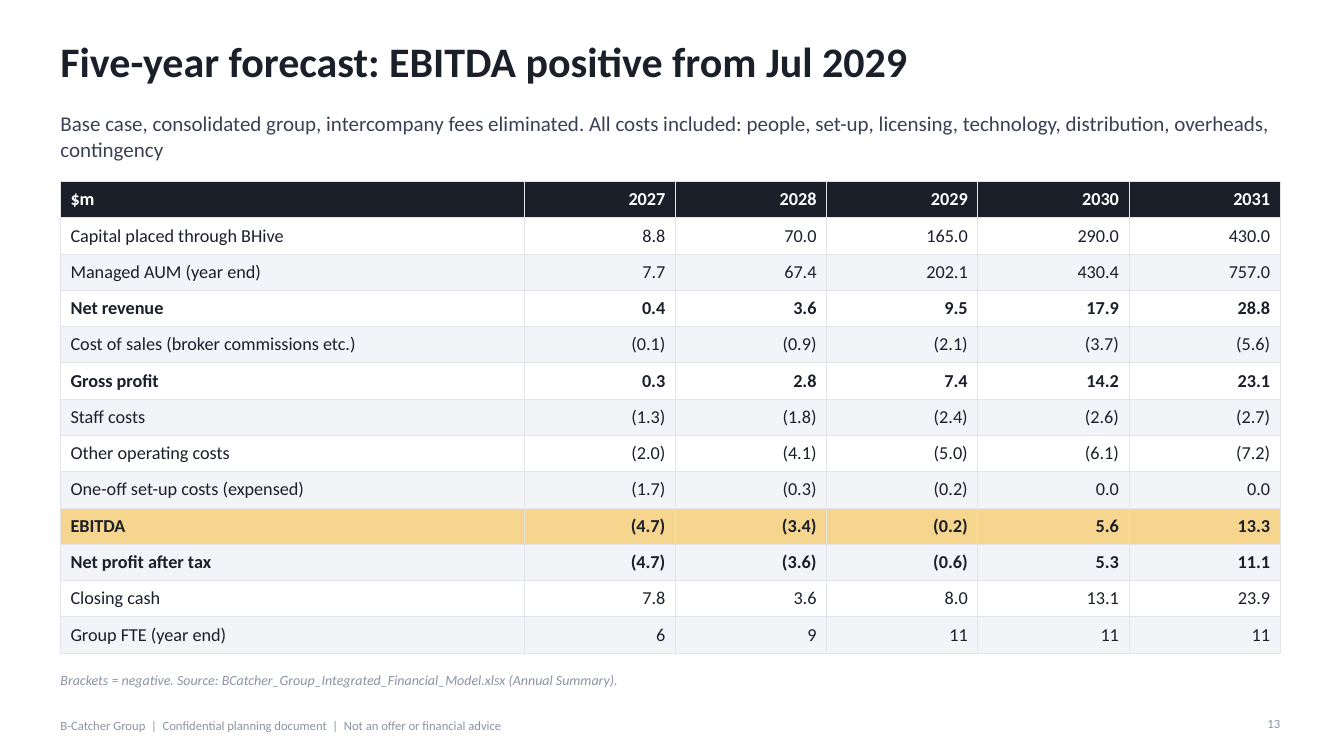
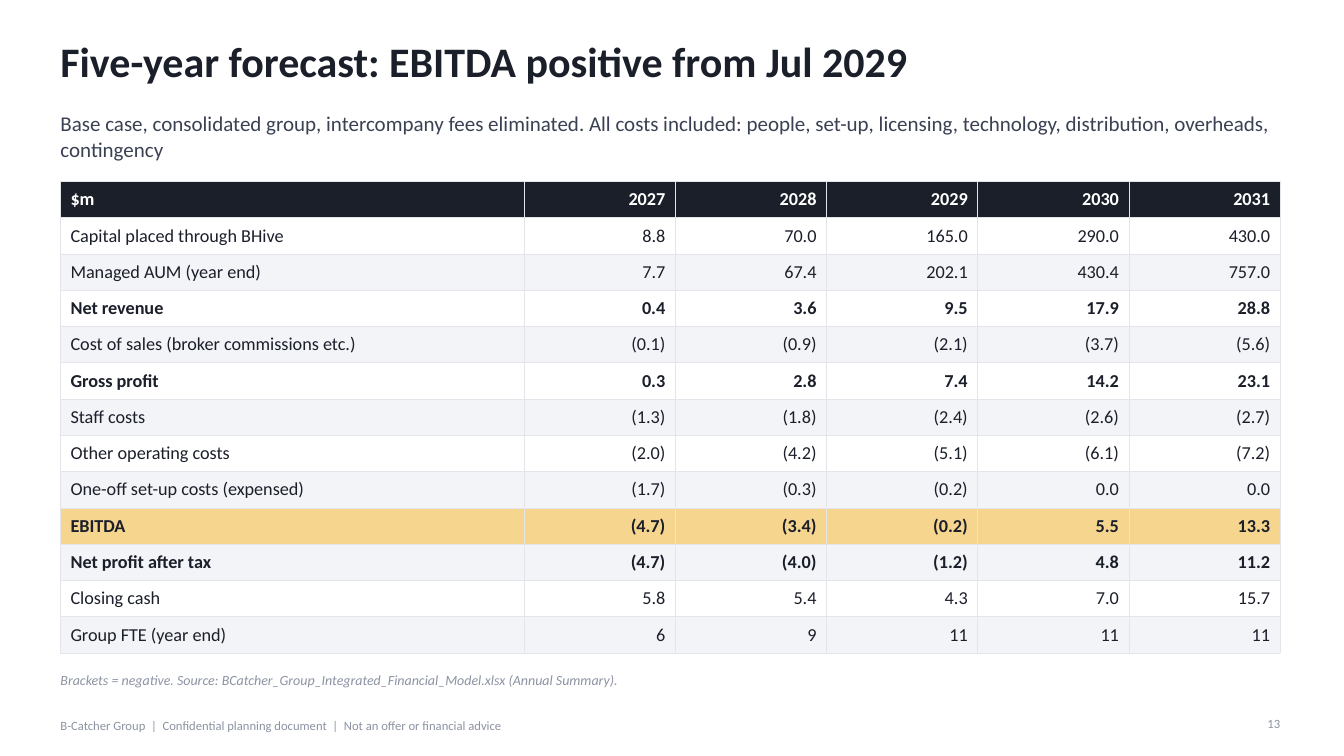
Before and after one commit to SimonQTangible/github-slideshow, a slide deck: slide 13 of bcatcher-group/upload_v10/BCatcher_Group_Investor_Deck_v10.pptx. Drawn at 1344x756 pixels with LibreOffice and Linux fonts; fonts in the diff are those of the drawing. Boxes give left, top, right and bottom in pixels: in the first picture for what was removed or moved away, otherwise in the second. Text is boxed around its words. In the diff, an @@ line names an element or a change of style, - is before the commit and + after.

```diff
--- a/bcatcher-group/upload_v10/BCatcher_Group_Investor_Deck_v10.pptx
+++ b/bcatcher-group/upload_v10/BCatcher_Group_Investor_Deck_v10.pptx
@@ table at (60, 181, 1280, 648) @@
-row 8, column 3: (4.1)
+row 8, column 3: (4.2)
-row 8, column 4: (5.0)
+row 8, column 4: (5.1)
-row 10, column 5: 5.6
+row 10, column 5: 5.5
-row 11: Net profit after tax | (4.7) | (3.6) | (0.6) | 5.3 | 11.1
+row 11: Net profit after tax | (4.7) | (4.0) | (1.2) | 4.8 | 11.2
-row 12: Closing cash | 7.8 | 3.6 | 8.0 | 13.1 | 23.9
+row 12: Closing cash | 5.8 | 5.4 | 4.3 | 7.0 | 15.7
```
Also in this commit, not shown: 7 other slides changed, 28 other files.
